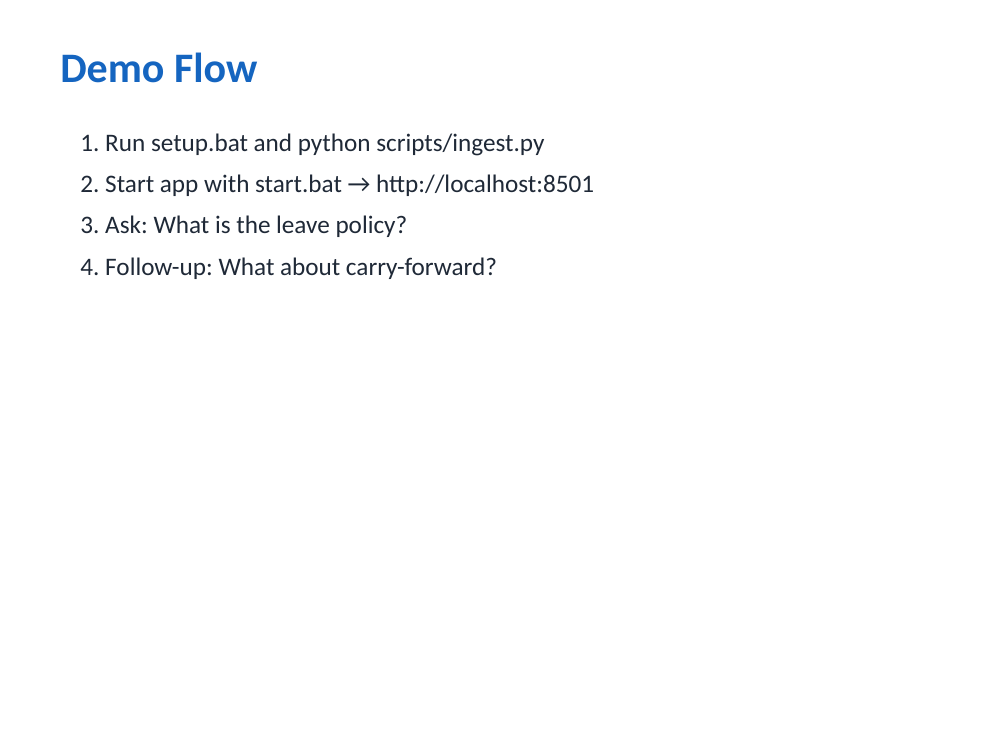
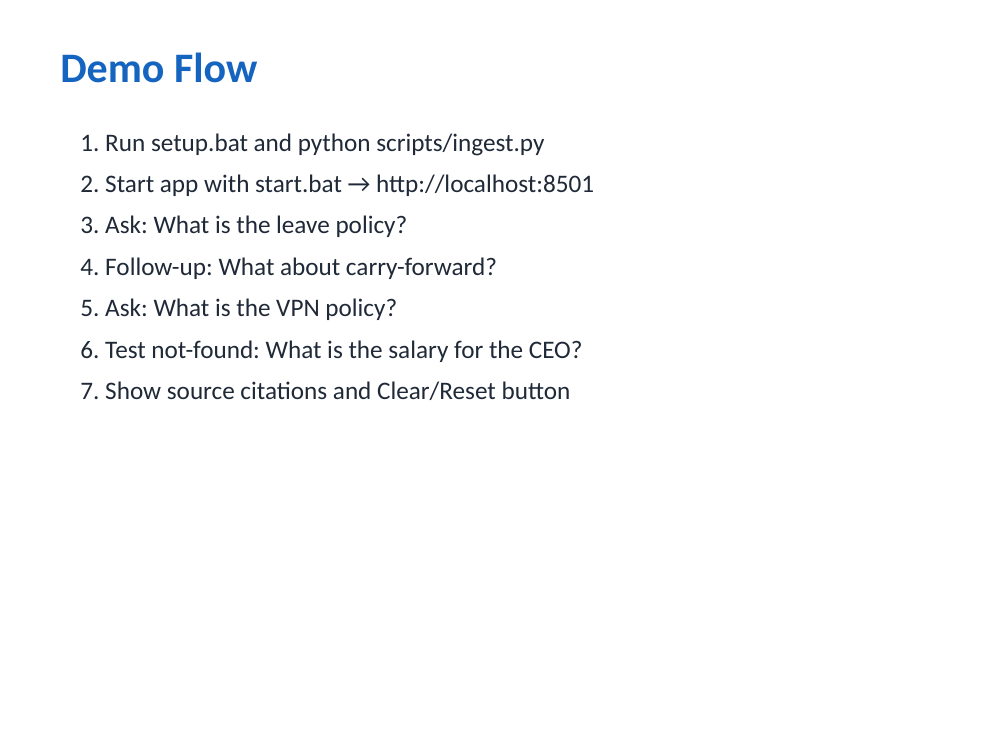
Before and after one commit to vivekkumar-io/iit-patna, a slide deck: slide 12 of SubmissionDocument/Enterprise_Knowledge_Assistant_Vivek_kumar.pptx. Drawn at 1008x756 pixels with LibreOffice and Linux fonts; fonts in the diff are those of the drawing. Boxes give left, top, right and bottom in pixels: in the first picture for what was removed or moved away, otherwise in the second. Text is boxed around its words. In the diff, an @@ line names an element or a change of style, - is before the commit and + after.

```diff
--- a/SubmissionDocument/Enterprise_Knowledge_Assistant_Vivek_kumar.pptx
+++ b/SubmissionDocument/Enterprise_Knowledge_Assistant_Vivek_kumar.pptx
@@ text at box(80, 298, 583, 400): paragraphs added @@
+5. Ask: What is the VPN policy?
+6. Test not-found: What is the salary for the CEO?
+7. Show source citations and Clear/Reset button
```
Also in this commit, not shown: 6 other slides changed, 1 slide added, 27 other files.
